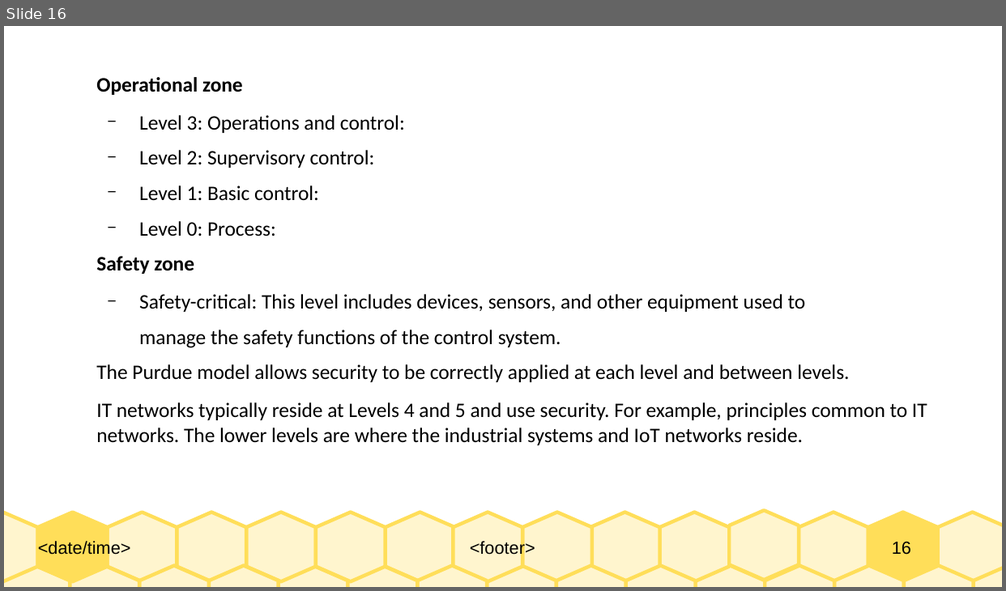
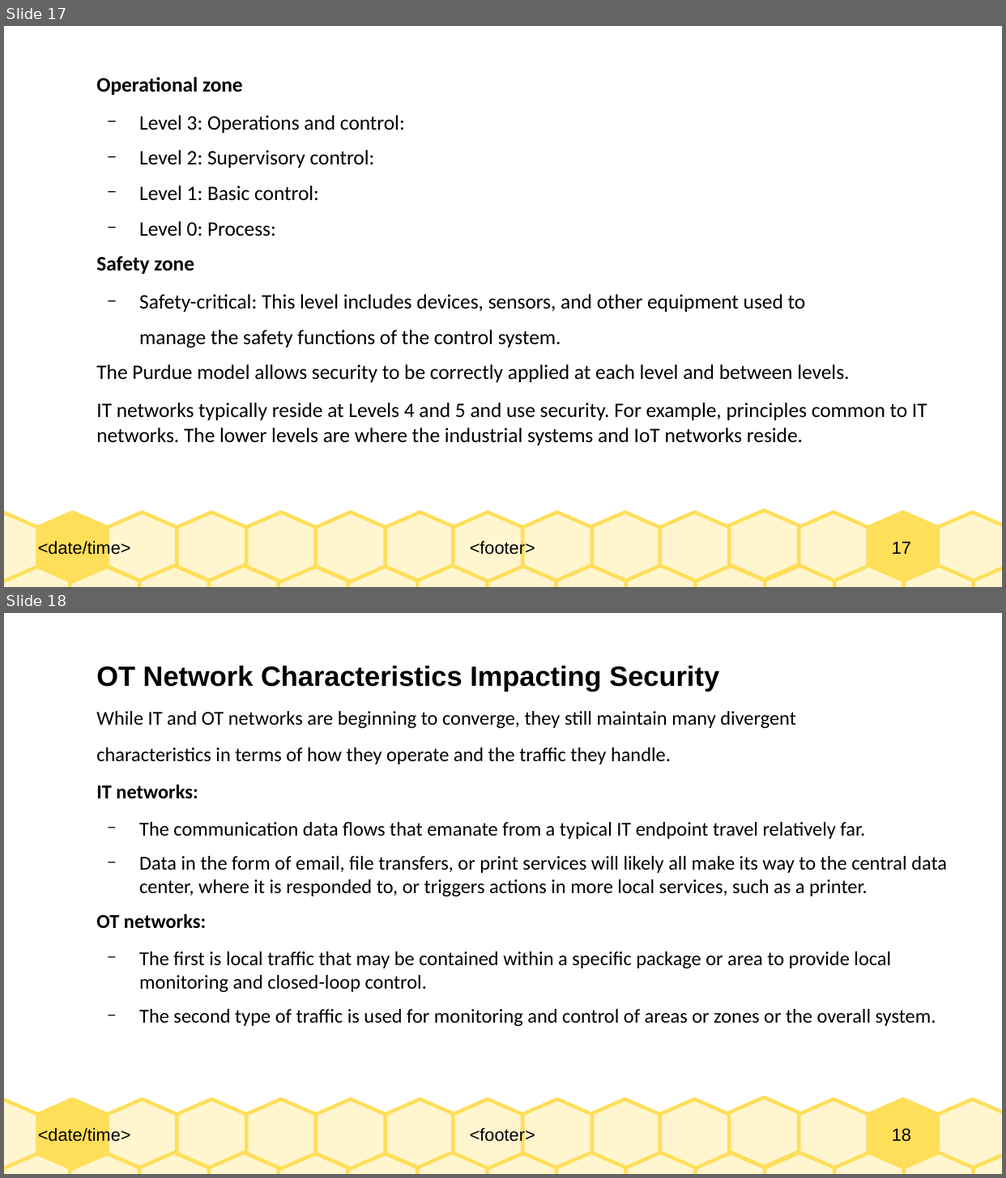
Before and after one commit to Dihfahsih1/Masters-Software-Engineering, a slide deck: yr-sem1/IoT/Chapter-8-slides.odp. Shown one above the other, each under a label of ours: slide 16 before the commit, slides 17 and 18 after it. The pictures are 1006x591 and 1006x1178 pixels, drawn with LibreOffice and Linux fonts; fonts in the diff are those of the drawing. Boxes give left, top, right and bottom in pixels: in the first picture for what was removed or moved away, otherwise in the second. Text is boxed around its words. In the diff, an @@ line names an element or a change of style, - is before the commit and + after.

```diff
--- a/yr-sem1/IoT/Chapter-8-slides.odp
+++ b/yr-sem1/IoT/Chapter-8-slides.odp
@@ slide 18 added at <box>4,613,1002,1174</box>, background #FFFFFF; not listed: 33 template elements that a slide beside it also shows @@
@@ text added at <box>96,666,947,1027</box>, 15.7 pt, text #000000 @@
+OT Network Characteristics Impacting Security
+While IT and OT networks are beginning to converge, they still maintain many divergent
+characteristics in terms of how they operate and the traffic they handle.
+IT networks:
+  − The communication data flows that emanate from a typical IT endpoint travel relatively far.
+  − Data in the form of email, file transfers, or print services will likely all make its way to the central data center, where it is responded to, or triggers actions in more local services, such as a printer.
+OT networks:
+  − The first is local traffic that may be contained within a specific package or area to provide local monitoring and closed-loop control.
+  − The second type of traffic is used for monitoring and control of areas or zones or the overall system.
@@ what was slide 16 is now slide 17 @@
@@ page number at <box>892,542,911,554</box>: text changed @@
-16
+17
```
Also in this commit, not shown: 5 slides changed, 15 other slides added, 9 other files.
